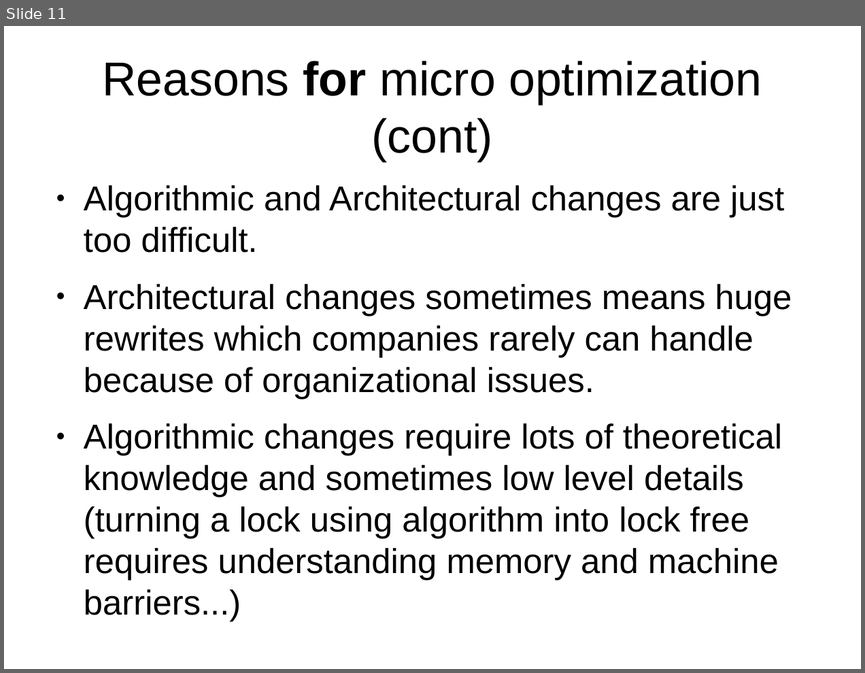
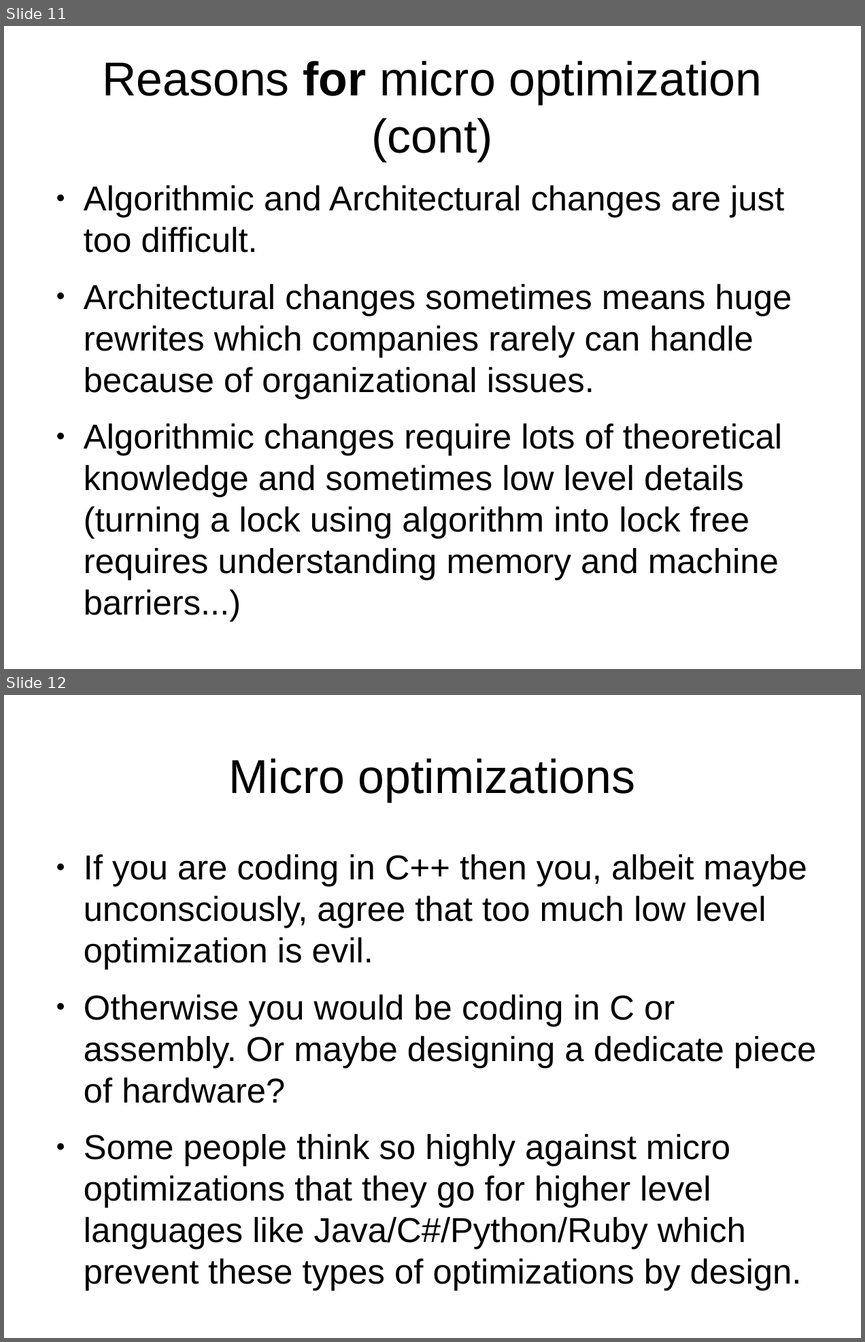
Before and after one commit to veltzer/demos, a slide deck: cpp/multi_core/effective_cplusplus.odp. Shown one above the other, each under a label of ours: slide 11 before the commit, slides 11 and 12 after it. The pictures are 865x673 and 865x1342 pixels, drawn with LibreOffice and Linux fonts; fonts in the diff are those of the drawing. Boxes give left, top, right and bottom in pixels: in the first picture for what was removed or moved away, otherwise in the second. Text is boxed around its words. In the diff, an @@ line names an element or a change of style, - is before the commit and + after.

```diff
--- a/cpp/multi_core/effective_cplusplus.odp
+++ b/cpp/multi_core/effective_cplusplus.odp
@@ slide 12 added at (4, 695, 861, 1338), background #FFFFFF @@
@@ title added at (229, 758, 635, 802), 44 pt, text #000000 @@
+Micro optimizations
@@ text added at (84, 854, 816, 1284), 32 pt, text #000000 @@
+● If you are coding in C++ then you, albeit maybe unconsciously, agree that too much low level optimization is evil.
+● Otherwise you would be coding in C or assembly. Or maybe designing a dedicate piece of hardware?
+● Some people think so highly against micro optimizations that they go for higher level languages like Java/C#/Python/Ruby which prevent these types of optimizations by design.
```
Also in this commit, not shown: 4 slides changed, 15 other slides added, 1 other file.
